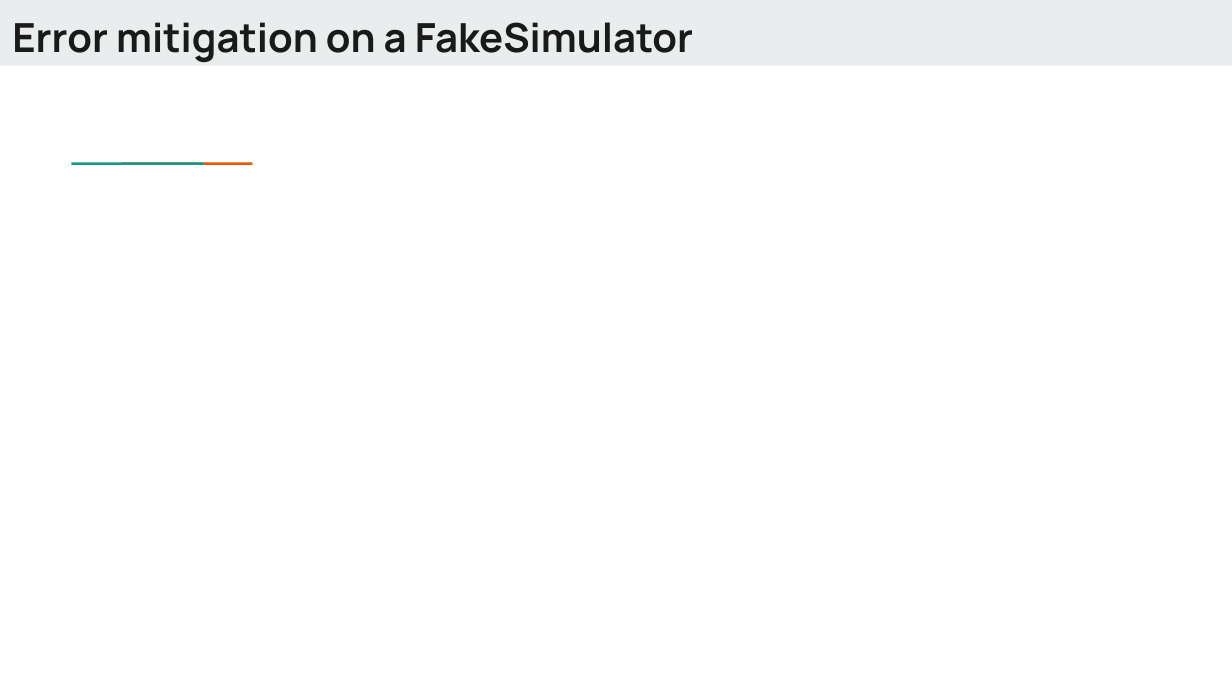
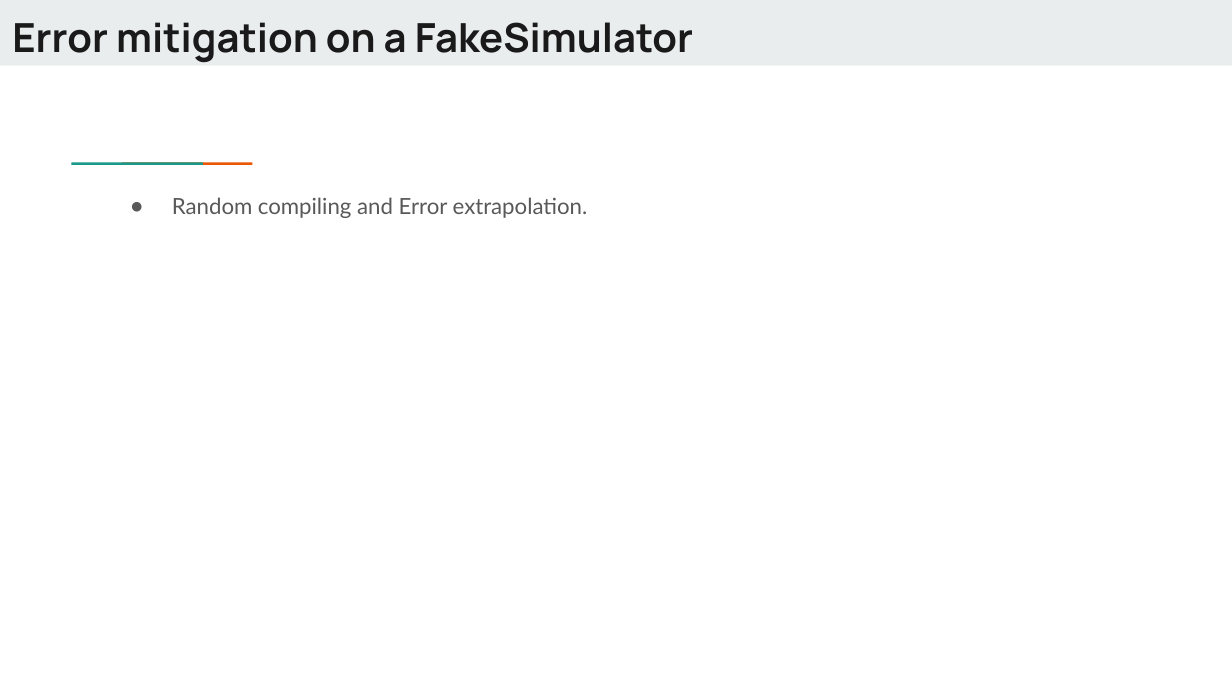
Before and after one commit to Dran-Z/QHack2023-SunnyDelft, a slide deck: slide 8 of QHack-SunnyDelft.pptx. Drawn at 1232x693 pixels with LibreOffice and Linux fonts; fonts in the diff are those of the drawing. Boxes give left, top, right and bottom in pixels: in the first picture for what was removed or moved away, otherwise in the second. Text is boxed around its words. In the diff, an @@ line names an element or a change of style, - is before the commit and + after.

```diff
--- a/QHack-SunnyDelft.pptx
+++ b/QHack-SunnyDelft.pptx
@@ text added at (172,197,588,218), 13 pt, text #595959 @@
+● Random compiling and Error extrapolation.
```
Also in this commit, not shown: 2 other slides changed, 2 other files.
